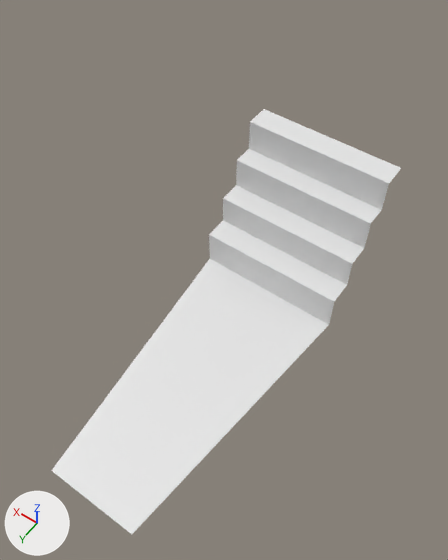
The FBX model GMTK2025/Assets/GMTK2025/Models/stairs.fbx as it was, and as the next commit left it.
Rendered twice from a camera (50 mm lens) standing at (-19.8, -23.9, 55.6) and looking at (3.2, -56.1, 5.1). The lights are fixed; the arrows at lower left show +X, +Y and +Z.
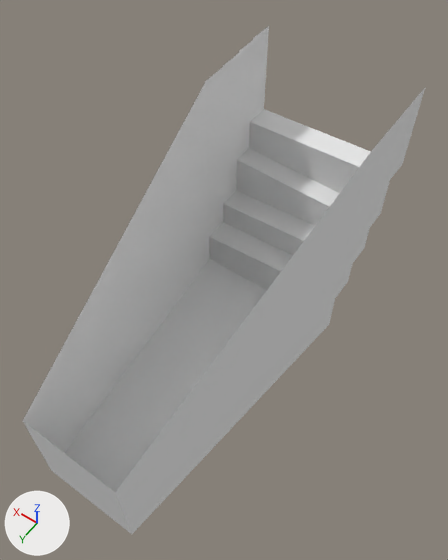
What changed in the scene script:
```text
Add mat_ice:
    mat_ice = principled_material('Ice')
    mat_ice.base_color = (0.8, 0.8, 0.8)  # white #e7e7e7
    mat_ice.roughness = 1.0
Change me_plane_002:
    used by ob_plane_002; location = (0.0, 2.3, 0.0)
    remove me_plane_002.from_pydata(...)  # 20 vertices, 9 faces; spans x -5.3..13.0, y -80.5..-35.7, z -8.8..8.6
    add me_plane_002.from_pydata(...)  # 40 vertices, 28 faces; spans x -5.3..13.0, y -80.5..-35.7, z -8.8..19.5
    me_plane_002 part 1
    12 vertices move from x -5.3..13.0, y -80.5..-68.8, z -3.7..8.6 to x -5.3..13.0, y -80.5..-68.8, z -4.0..9.2
    20 vertices are added at x -5.3..13.0, y -80.5..-35.7, z 3.2..19.5
    19 new faces join them
    add me_plane_002.materials.append(mat_ice)  # white #e7e7e7
```

Changed parts and their boxes [x1, y1, x2, y2] in the pictures (448 x 560 px):
'Plane.002', reshaped (15% wider, 19% taller)
    before: [51, 109, 401, 534]
    after: [23, 26, 425, 534]
part 1 of me_plane_002, built on
    after: [23, 26, 425, 534]
